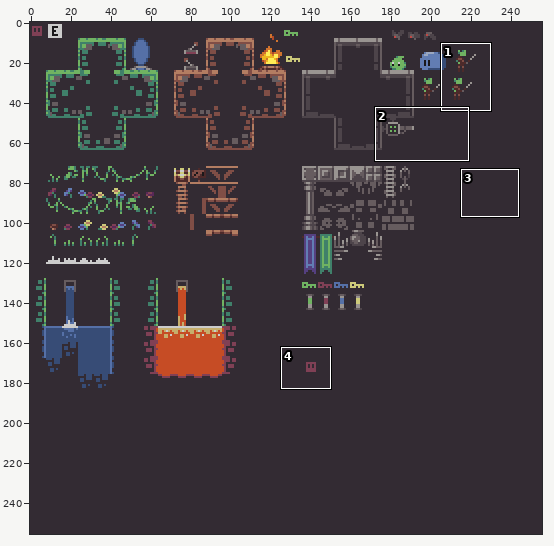
Pixel-art file, stored at Assets/Art/Tiles/Spritesheet1.ase. Above, an overview of the earlier version with the close-up marked.
Close-up. The starting point:
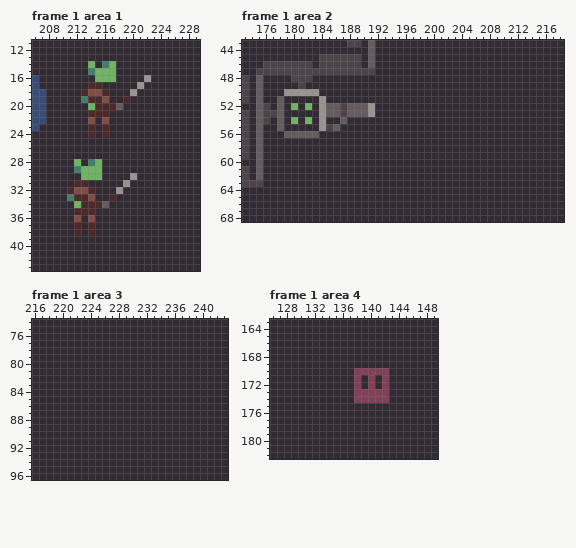
256x256 pixels, 4 frames. Colours within 5 levels of each other are drawn and written as one. Shown: frame 1 area 1: x 206..229, y 11..43; frame 1 area 2: x 173..218, y 43..68; frame 1 area 3: x 216..243, y 74..96; frame 1 area 4: x 126..149, y 163..182. The commit also changed other frames or places, which this record leaves out.
The same view after the edit:
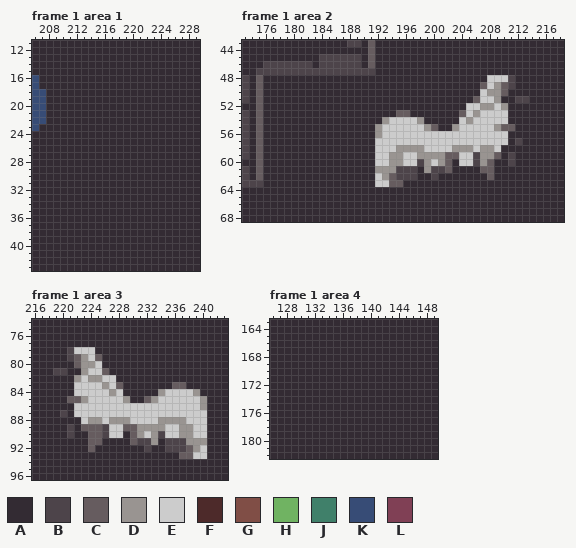
Palette (. is transparent): A #332b33  B #4d444a  C #665c5f  D #999491  E #cccccc  F #4d2a2a  G #804e46  H #70b362  J #40806a  K #374c76  L #804055
Change:
layer "Snow" added
Changed rows in their new state; - is an unchanged pixel.
Frame 1 area 1, layer "Layer":
first column x 213:
14 -A-AA-----
15 -AAAA-----
16 --AAA----A
17 -AA-----A-
18 AAAA---A--
19 AAAA--A---
20 -AAAAA----
21 -AAA------
22 -A-A------
23 -A-A------
24 -A-A------
first column x 211:
28 -A-AA-----
29 -AAAA-----
30 --AAA----A
31 -AA-----A-
32 AAAA---A--
33 AAAA--A---
34 -AAAAA----
35 -AAA------
36 -A-A------
37 -A-A------
38 -A-A------
Frame 1 area 2, layers "Snow", "Layer":
first column x 176:
48 ----AAA-------------------------EEEB--
49 -----A-------------------------CEDCB--
50 ---AAAAA-----------------------EDDC---
51 --A-----A---------------------CEED--BB
52 A-A-A-A-AAAAAAAA-------------EEDDED---
53 AAA-----AAAAAAAA---CC-------CEDEEEE---
54 A-A-A-A-A--A-----DEEEED-----EDEEEEE---
55 --A-----AAA-----DEEEEEEDC--DEEEEEDCC--
56 ---AAAAA--------DEEEEEEEEEEEEEEEEEE---
57 ----------------EEEEEEEEEEEEEEEEEEE-B-
58 ----------------EEEDDDDEEEEDDDEDDE----
59 ----------------EEDDEEDDDDCCEEBDDC-B--
60 ----------------EEDDEEBDEDC-EEBDC--B--
61 ----------------DDDBBB-DBBC----CC-----
62 ----------------EDCBBB--B-------C-----
63 ----------------EECC------------------
Frame 1 area 3, layer "Snow":
first column x 219:
78 --BEEE----------------
79 --BCDEC---------------
80 ---CDDE---------------
81 BB--DEEC--------------
82 ---DEDDEE-------------
83 ---EEEEDEC-------CC---
84 ---EEEEEDE-----DEEEED-
85 --CCDEEEEED--CDEEEEEED
86 ---EEEEEEEEEEEEEEEEEED
87 -B-EEEEEEEEEEEEEEEEEEE
88 ----EDDEDDDEEEEDDDDEEE
89 --B-CCCBEECCDDDDEEDDEE
90 --B--CCBEE-CDEDBEEDDEE
91 -----CC----CBBD-BBBDDD
92 -----C-------B--BBBCDE
93 ------------------CCEE
Frame 1 area 4, layer "Layer":
first column x 138:
170 AAAAA
171 A-A-A
172 A-A-A
173 AAAAA
174 AAAAA
Changed places in both close-ups, as pixel boxes (x1, y1, x2, y2):
changed: (67, 61, 151, 236)
changed: (263, 75, 529, 187)
changed: (53, 347, 207, 459)
changed: (354, 368, 389, 403)
